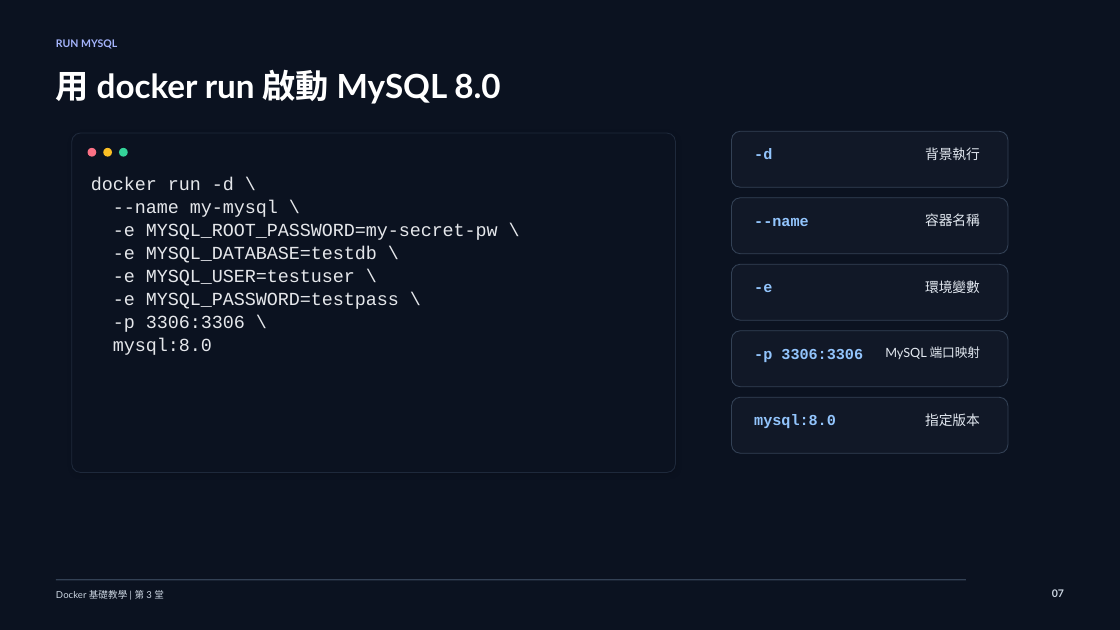
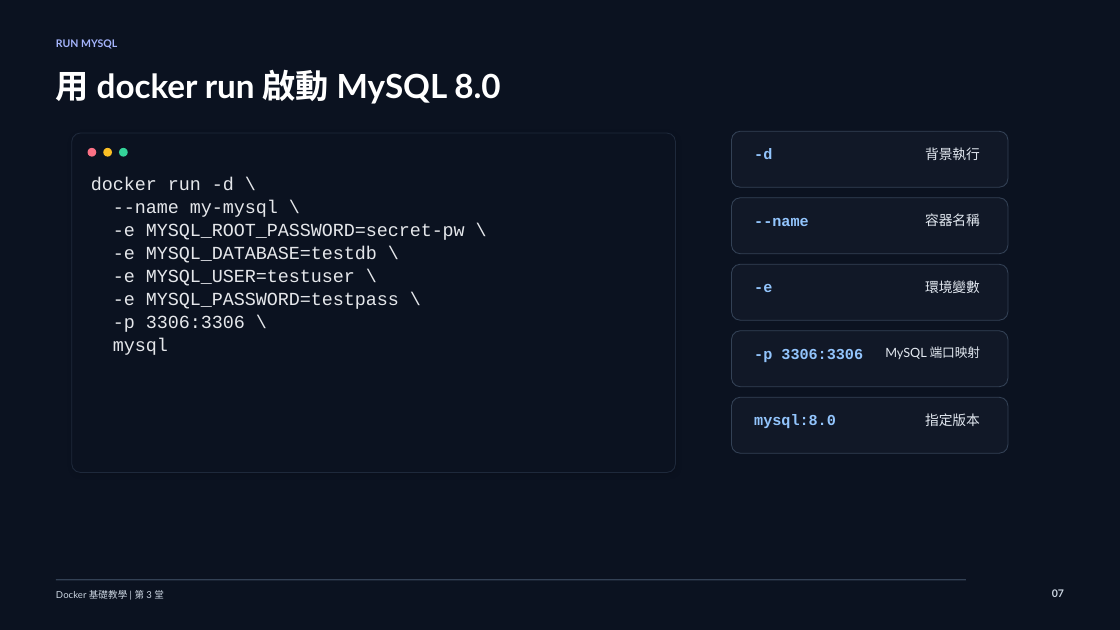
Before and after one commit to lalalalaluk/docker-practice, a slide deck: slide 7 of slides/docker-session3-mysql-compose.pptx. Drawn at 1120x630 pixels with LibreOffice and Linux fonts; fonts in the diff are those of the drawing. Boxes give left, top, right and bottom in pixels: in the first picture for what was removed or moved away, otherwise in the second. Text is boxed around its words. In the diff, an @@ line names an element or a change of style, - is before the commit and + after.

Commit message:
Update Docker session 3 slides

```diff
--- a/slides/docker-session3-mysql-compose.pptx
+++ b/slides/docker-session3-mysql-compose.pptx
@@ text at [113, 223, 465, 240]: text changed @@
--e MYSQL_ROOT_PASSWORD=my-secret-pw \
+-e MYSQL_ROOT_PASSWORD=secret-pw \
@@ text at [113, 338, 168, 355]: text changed @@
-mysql:8.0
+mysql
```
